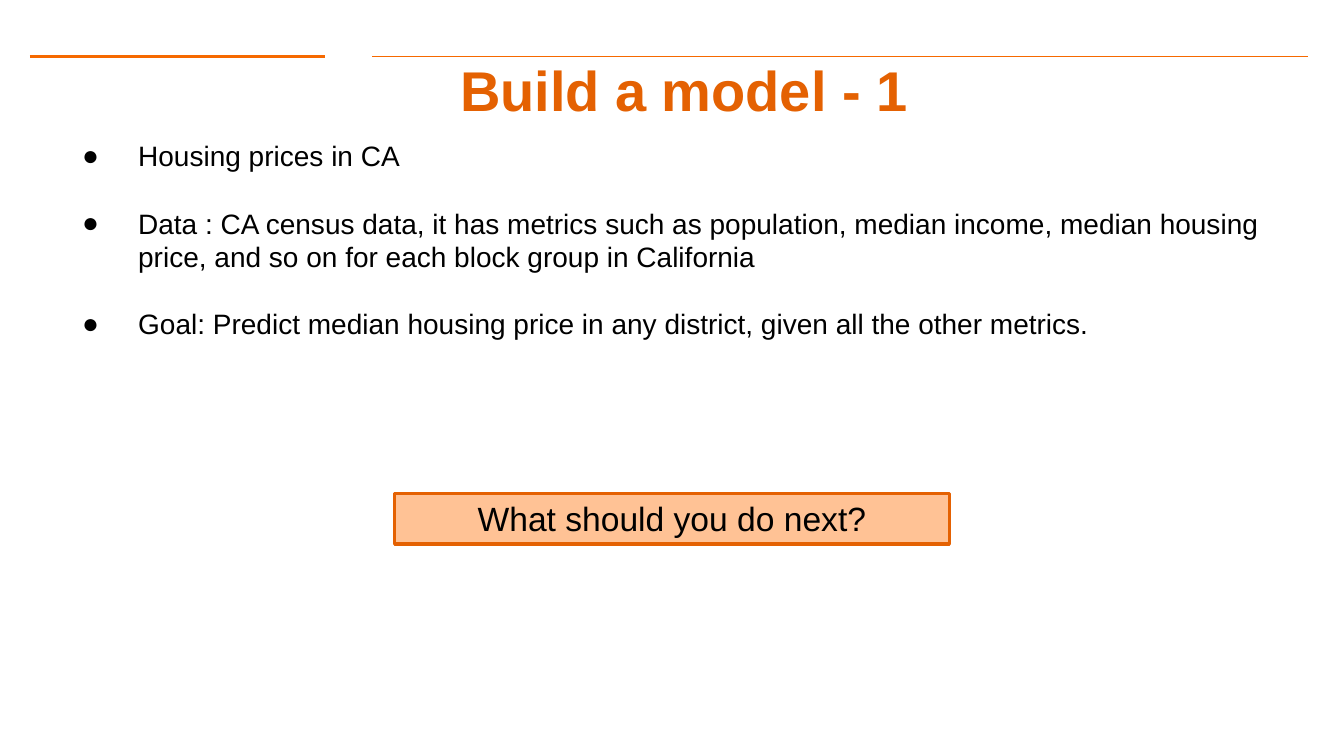
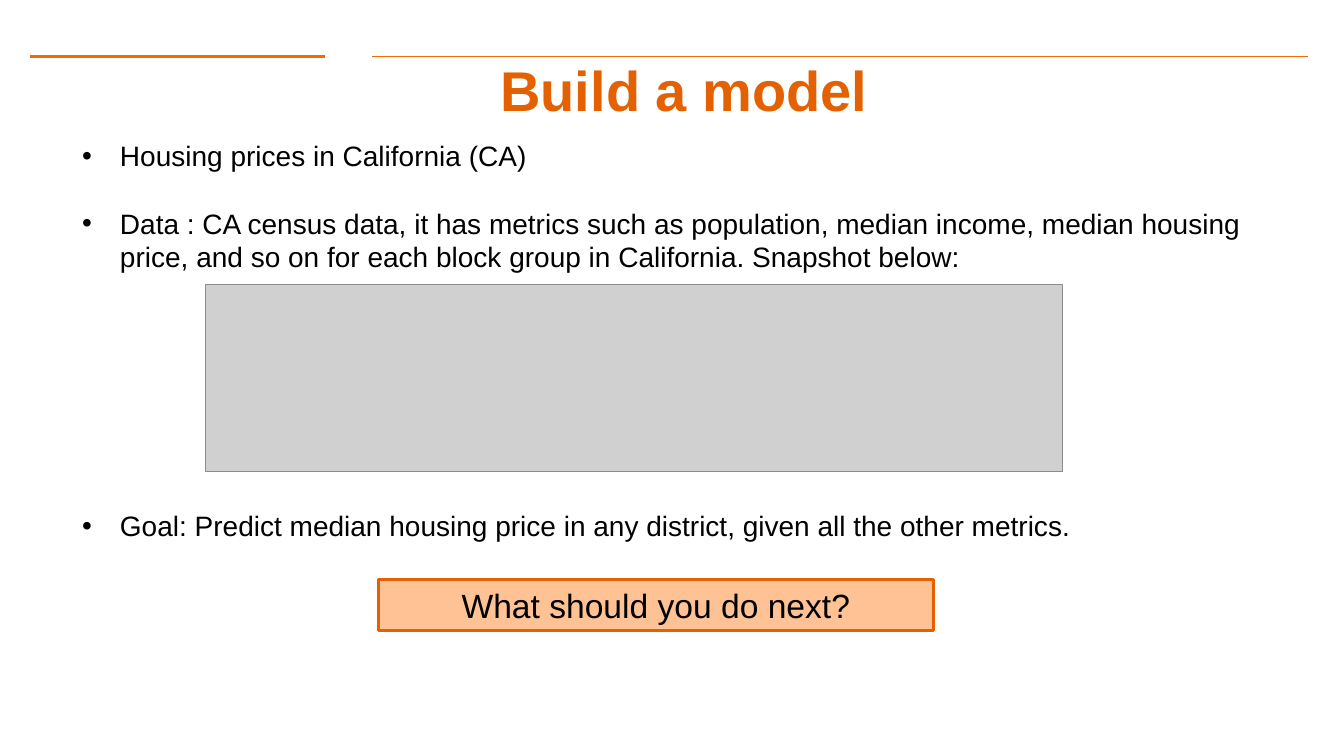
Before and after one commit to gk5951/RIT-DSCI-633-FDS, a slide deck: slide 35 of Syllabus/Lecture02/Lec02.pptx (slide 33 before the commit). Drawn at 1344x756 pixels with LibreOffice and Linux fonts; fonts in the diff are those of the drawing; grey boxes stand for pictures; background and template pictures are left out. Boxes give left, top, right and bottom in pixels: in the first picture for what was removed or moved away, otherwise in the second. Text is boxed around its words. In the diff, an @@ line names an element or a change of style, - is before the commit and + after.

Commit message:
Updated Lec 02, added housing dataset

```diff
--- a/Syllabus/Lecture02/Lec02.pptx
+++ b/Syllabus/Lecture02/Lec02.pptx
@@ title at box(500, 70, 867, 112): text changed @@
-Build a model - 1
+Build a model
@@ text at box(120, 145, 1240, 272): text changed @@
-● Housing prices in CA
-● Data : CA census data, it has metrics such as population, median income, median housing price, and so on for each block group in California
+• Housing prices in California (CA)
+• Data : CA census data, it has metrics such as population, median income, median housing price, and so on for each block group in California. Snapshot below:
@@ picture added at box(206, 285, 1063, 472) @@
@@ text at box(120, 515, 1070, 541): bullet ● to • @@
@@ rectangle "What should you do next?": place and size @@
-rectangle "What should you do next?" at box(394, 493, 949, 543)
+rectangle "What should you do next?" at box(379, 580, 934, 630)
```
Also in this commit, not shown: 8 other slides changed, 2 slides added, 2 slides removed, 4 other files.
